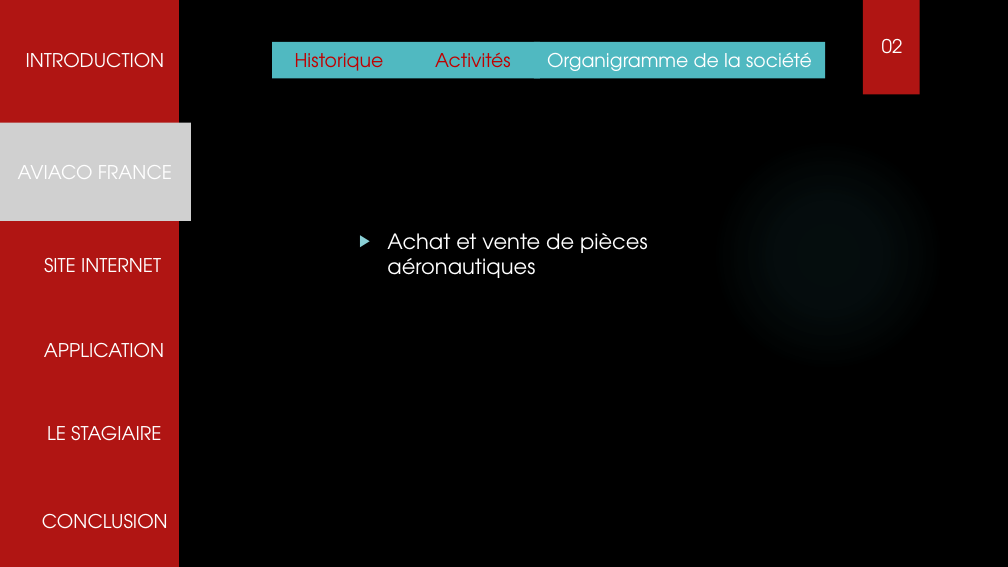
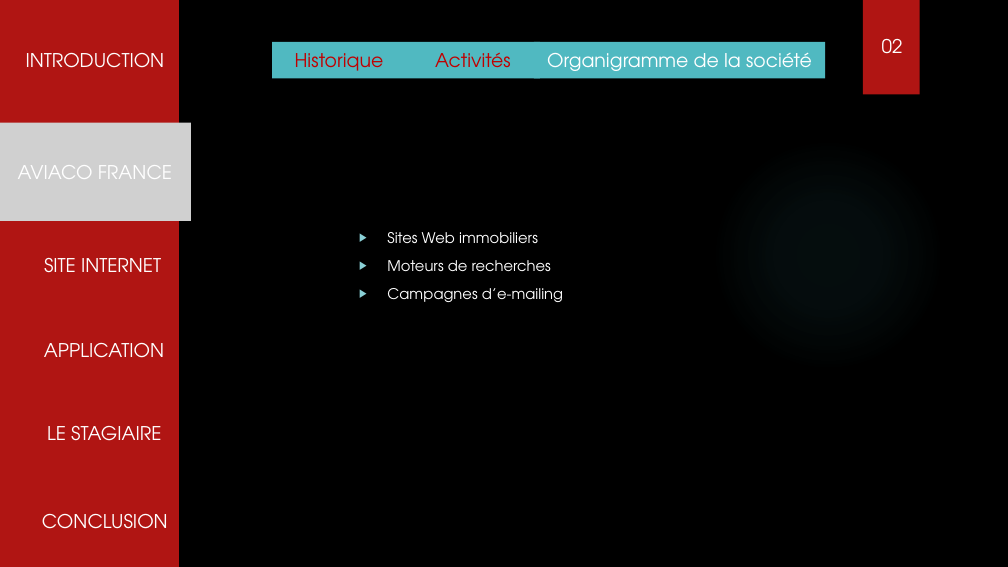
Before and after one commit to tochyvn/ma_banque_document, a slide deck: slide 4 of Aviaco france.pptx. Drawn at 1008x567 pixels with LibreOffice and Linux fonts; fonts in the diff are those of the drawing; grey boxes stand for pictures; background and template pictures are left out. Boxes give left, top, right and bottom in pixels: in the first picture for what was removed or moved away, otherwise in the second. Text is boxed around its words. In the diff, an @@ line names an element or a change of style, - is before the commit and + after.

```diff
--- a/Aviaco france.pptx
+++ b/Aviaco france.pptx
@@ text at (387,232,563,302): text changed; size 20 to 14 pt @@
-▶ Achat et vente de pièces aéronautiques
+▶ Sites Web immobiliers
+▶ Moteurs de recherches
+▶ Campagnes d’e-mailing
```
Also in this commit, not shown: 4 other slides changed, 1 slide added, 1 slide removed.
